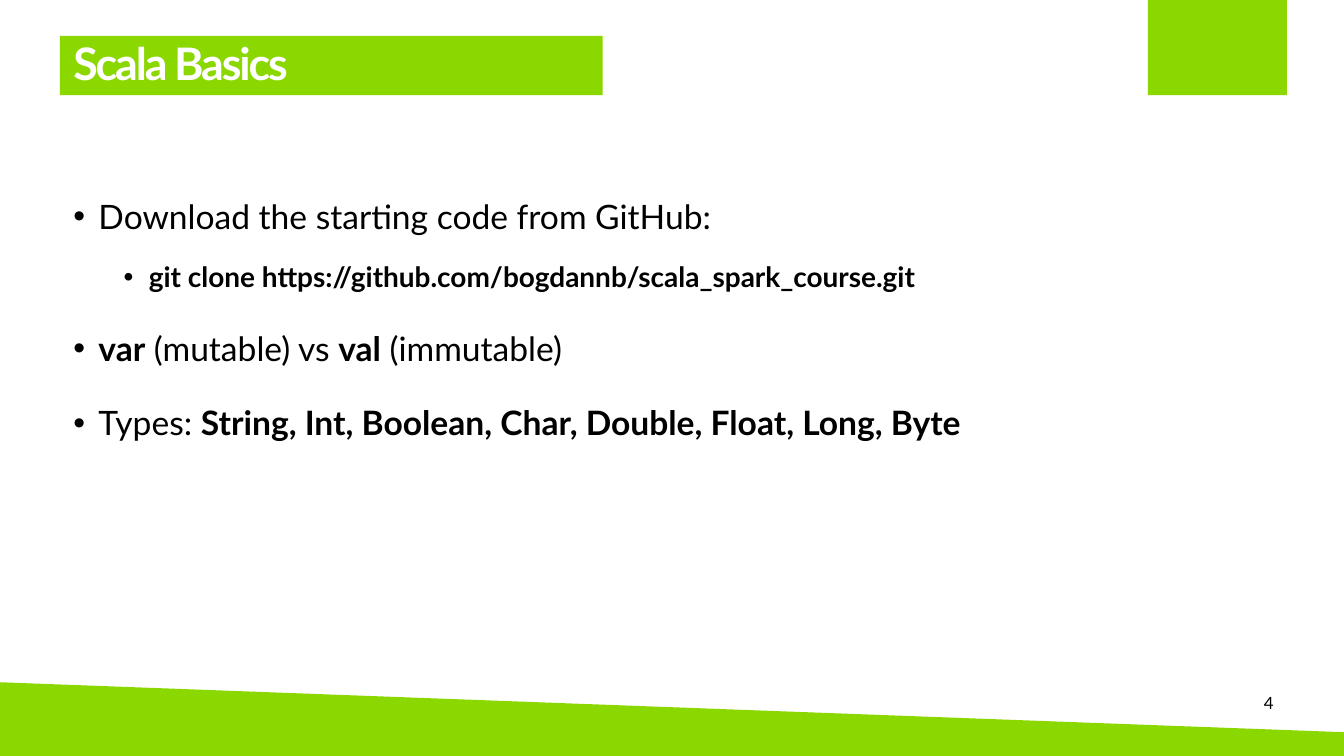
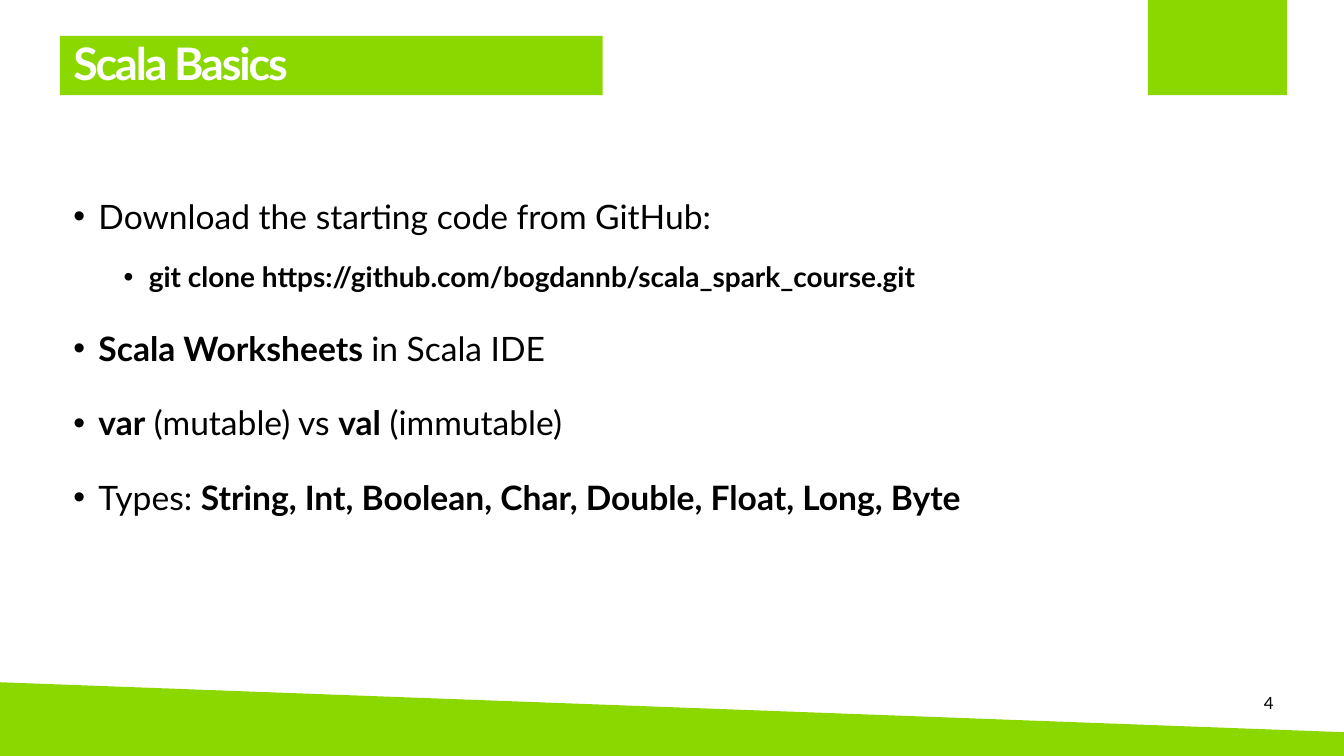
Before and after one commit to bogdannb/scala_spark_course, a slide deck: slide 4 of 2_Scala_Basics/Scala Crash Course.pptx. Drawn at 1344x756 pixels with LibreOffice and Linux fonts; fonts in the diff are those of the drawing; background and template pictures are left out. Boxes give left, top, right and bottom in pixels: in the first picture for what was removed or moved away, otherwise in the second. Text is boxed around its words. In the diff, an @@ line names an element or a change of style, - is before the commit and + after.

```diff
--- a/2_Scala_Basics/Scala Crash Course.pptx
+++ b/2_Scala_Basics/Scala Crash Course.pptx
@@ text at box(98, 336, 545, 362): paragraph added @@
+• Scala Worksheets in Scala IDE
```
Also in this commit, not shown: 1 other file.
